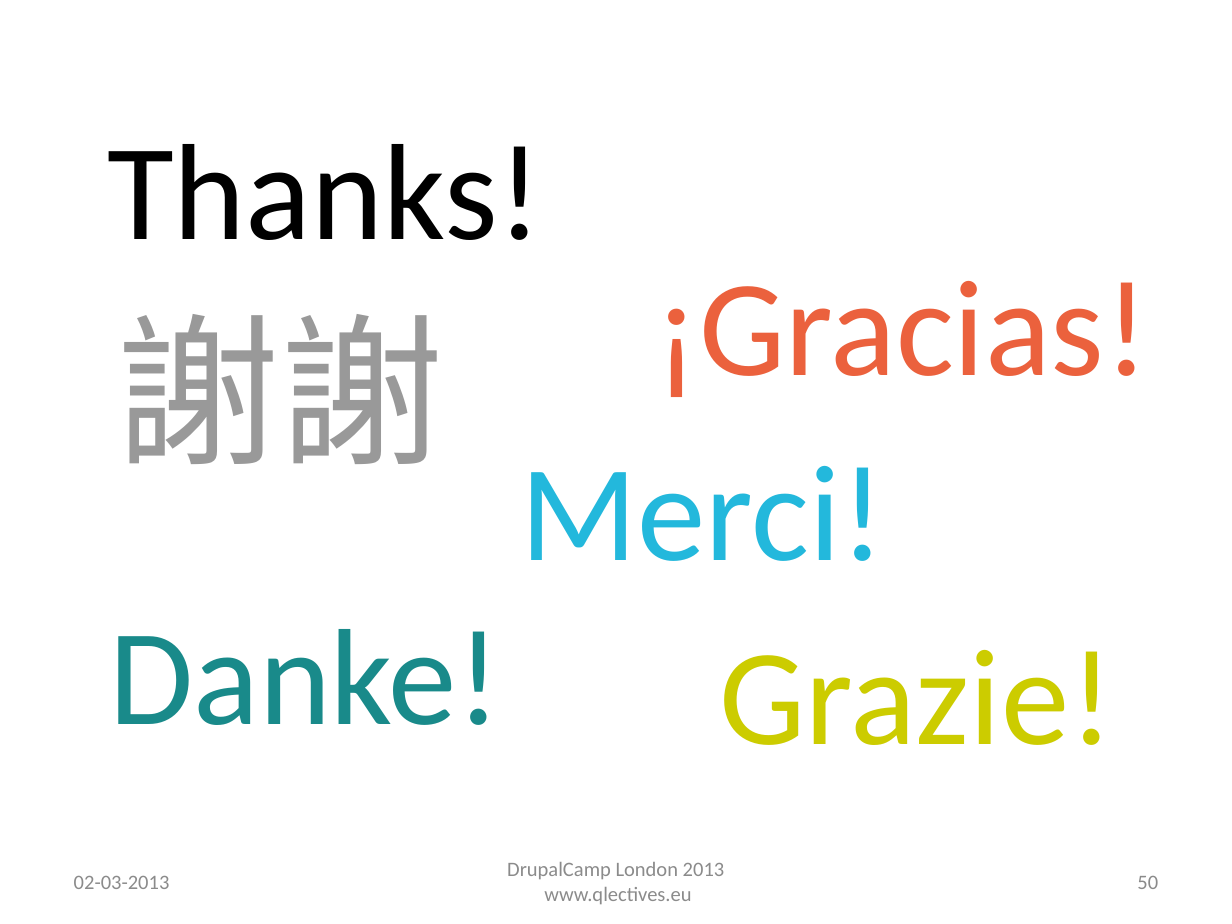
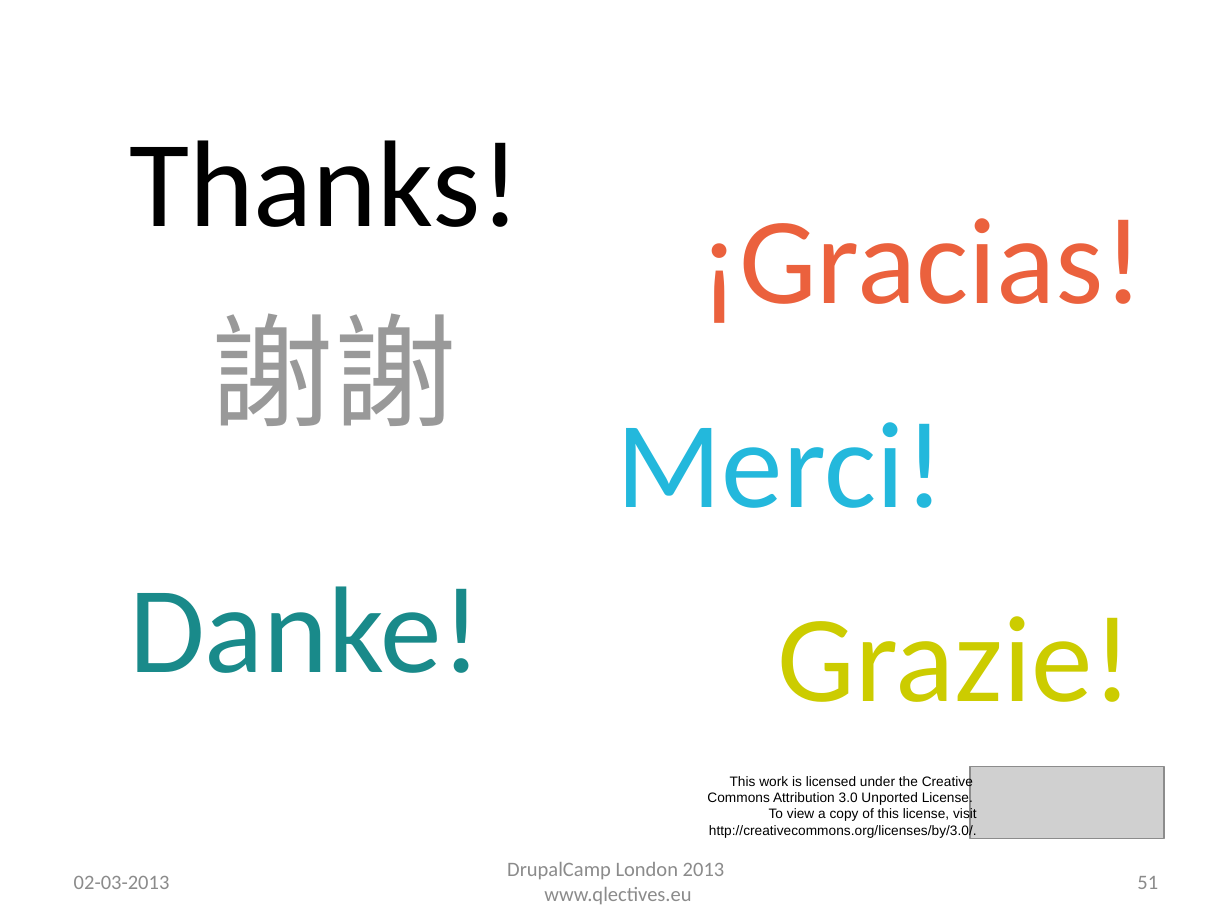
Before and after one commit to QScience/dc-slides, a slide deck: slide 51 of dclondon2013/patterns_dclondon2013.odp (slide 50 before the commit). Drawn at 1232x924 pixels with LibreOffice and Linux fonts; fonts in the diff are those of the drawing; grey boxes stand for pictures; background and template pictures are left out. Boxes give left, top, right and bottom in pixels: in the first picture for what was removed or moved away, otherwise in the second. Text is boxed around its words. In the diff, an @@ line names an element or a change of style, - is before the commit and + after.

```diff
--- a/dclondon2013/patterns_dclondon2013.odp
+++ b/dclondon2013/patterns_dclondon2013.odp
@@ text "¡Gracias!": place and size @@
-text "¡Gracias!" at (655,281,1150,397)
+text "¡Gracias!" at (699,218,1144,323)
@@ text "謝謝": place and size @@
-text "謝謝" at (115,314,444,464)
+text "謝謝" at (211,313,457,426)
@@ text "謝謝" at (211,313,457,426): size 96 to 72 pt @@
@@ size 80 to 72 pt in 5 elements at (129,140,520,227), (129,586,482,673), (778,616,1133,702), (699,218,1144,323), (617,422,945,508) @@
@@ text "Merci!": place and size @@
-text "Merci!" at (521,466,885,561)
+text "Merci!" at (617,422,945,508)
@@ text "Danke!": place and size @@
-text "Danke!" at (109,629,501,725)
+text "Danke!" at (129,586,482,673)
@@ text "Grazie!": place and size @@
-text "Grazie!" at (719,650,1114,745)
+text "Grazie!" at (778,616,1133,702)
@@ text added at (707,775,977,838), 8 pt, text #000000 @@
+This work is licensed under the Creative
+Commons Attribution 3.0 Unported License.
+To view a copy of this license, visit
+http://creativecommons.org/licenses/by/3.0/.
@@ picture added at (970,766,1163,839) @@
@@ page number at (1137,876,1158,889): text changed @@
-50
+51
```
Also in this commit, not shown: 15 other slides changed, 1 slide added, 3 other files.
